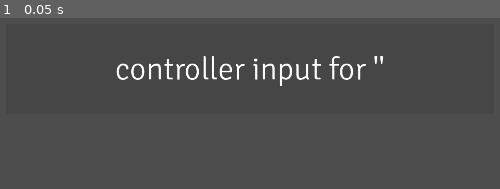
Above: before the commit, frame 1.
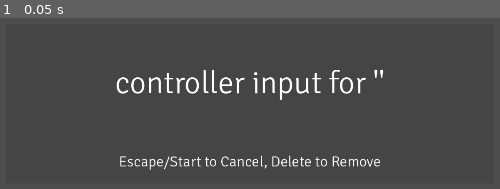
Above: after the commit, the same moment.

Repository: SHyguymoll/FightingGameEngine
Game: Godot game, scene res://scenes/NewControlPrompt.tscn
The game is run twice, just before and just after one commit, with the same random seed, the same clock (stepped at 60 frames per second) and the same inputs. This scene is started directly instead of the project's main scene.
Inputs:
- Up to frame 1 (0.05 s): no input

The runs differ from the first frame. In frame 1, 4.2% of the frame differs, in the area x 23-77%, y 22-89%.

Commit message:
added special options label to control prompt

Diff:
--- a/scenes/NewControlPrompt.tscn
+++ b/scenes/NewControlPrompt.tscn
@@ -11,27 +11,34 @@
 offset_left = 375.0
 offset_top = -108.0
 offset_right = -375.0
-offset_bottom = 108.0
+offset_bottom = 274.0
 grow_horizontal = 2
 grow_vertical = 2
 mouse_filter = 2
-color = Color(0.270588, 0.270588, 0.270588, 0.886275)
+color = Color(0.270588, 0.270588, 0.270588, 1)
 script = ExtResource("1_cban4")
 
 [node name="Label" type="Label" parent="."]
-layout_mode = 1
-anchors_preset = 8
-anchor_left = 0.5
-anchor_top = 0.5
-anchor_right = 0.5
-anchor_bottom = 0.5
-offset_left = -511.0
-offset_top = -47.5
-offset_right = 511.0
-offset_bottom = 47.5
+layout_mode = 2
+offset_top = 94.0
+offset_right = 1170.0
+offset_bottom = 189.0
 grow_horizontal = 2
 grow_vertical = 2
 theme = ExtResource("2_is0i2")
 theme_override_font_sizes/font_size = 76
 text = "Set new keyboard input for 'Test'"
 horizontal_alignment = 1
+
+[node name="Tip" type="Label" parent="."]
+layout_mode = 2
+offset_left = 270.0
+offset_top = 308.0
+offset_right = 900.0
+offset_bottom = 353.0
+grow_horizontal = 2
+grow_vertical = 2
+theme = ExtResource("2_is0i2")
+theme_override_font_sizes/font_size = 36
+text = "Escape/Start to Cancel, Delete to Remove"
+horizontal_alignment = 1
